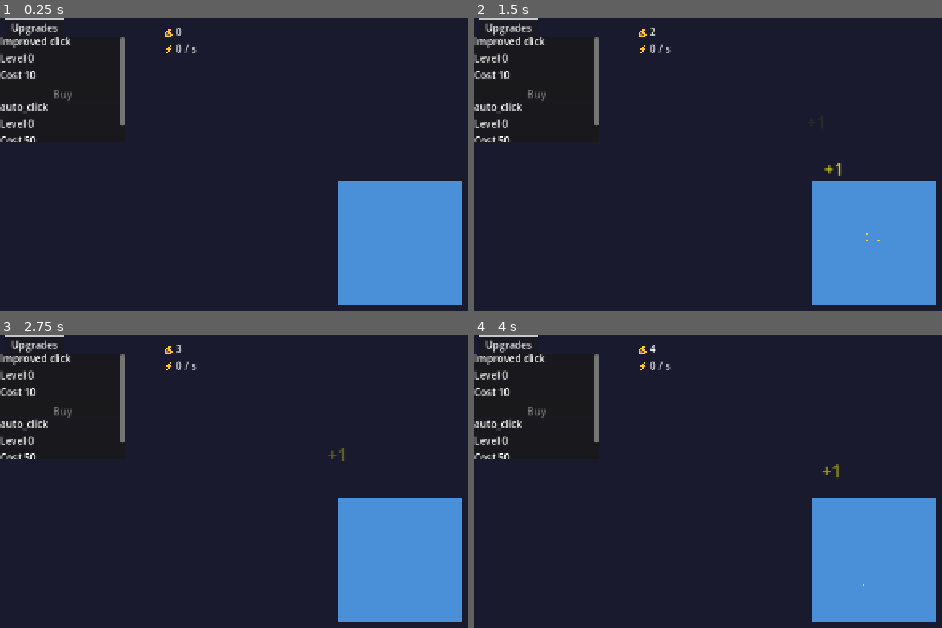
Above: before the commit, frames 1-4 (two rows, left to right).
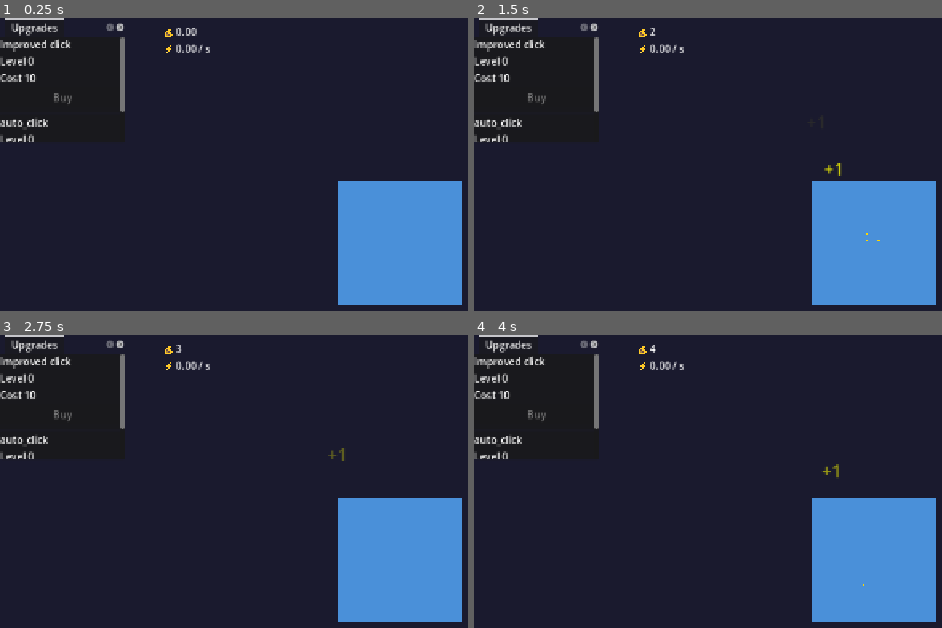
Above: after the commit, the same moments.

Repository: petit-crabe/clicker-game
Game: Godot game, scene res://scenes/main.tscn
Same seed, same stepped clock (60 frames per second), same inputs: the game is played once before the commit and once after it.
Inputs (mouse positions are in pixels of both pictures, inside the frame that each line leads up to):
- Up to frame 1 (0.25 s): no input
- Up to frame 2 (1.5 s): click (871, 243) at 0.5 s; click (871, 243) at 1.25 s
- Up to frame 3 (2.75 s): click (397, 560) at 2 s
- Up to frame 4 (4 s): tap Enter at 3.5 s

The runs differ from the first frame. In frame 1, 1.6% of the frame differs, in the area x 0-45%, y 1-43%; in frame 2, 1.6%; in frame 3, 1.6%; in frame 4, 1.6%.

Commit message:
feat: implement generators system (passive income, production_changed signal)

Diff:
--- a/scenes/main.tscn
+++ b/scenes/main.tscn
@@ -1,6 +1,6 @@
 [gd_scene format=3 uid="uid://yxcix8jw1a71"]
 
-[ext_resource type="Script" uid="uid://k3h52wrvyltf" path="res://scenes/main.gd" id="1_o5qli"]
+[ext_resource type="Script" uid="uid://k3h52wrvyltf" path="res://scripts/main.gd" id="1_o5qli"]
 [ext_resource type="PackedScene" uid="uid://c0jrkb2fqhleo" path="res://scenes/ui/click_button.tscn" id="2_0wfyh"]
 
 [node name="Main" type="Control" unique_id=210350186]
@@ -67,6 +67,16 @@
 
 [node name="UpgradeList" type="VBoxContainer" parent="ShopTabs/Upgrades" unique_id=1141961512]
 layout_mode = 2
+size_flags_vertical = 3
+
+[node name="Generators" type="ScrollContainer" parent="ShopTabs" unique_id=103760687]
+visible = false
+layout_mode = 2
+metadata/_tab_index = 1
+
+[node name="GeneratorList" type="VBoxContainer" parent="ShopTabs/Generators" unique_id=161192614]
+layout_mode = 2
+size_flags_vertical = 3
 
 [node name="AchievementToast" type="Panel" parent="." unique_id=1118836056]
 visible = false
--- /dev/null
+++ b/scenes/ui/generator_item.tscn
@@ -0,0 +1,40 @@
+[gd_scene format=3 uid="uid://2152jjx3jd4o"]
+
+[ext_resource type="Script" uid="uid://ceqcm762fyfoi" path="res://scripts/generator_item.gd" id="1_vuaav"]
+
+[node name="GeneratorItem" type="Panel" unique_id=168377846]
+custom_minimum_size = Vector2(250, 120)
+offset_right = 40.0
+offset_bottom = 40.0
+script = ExtResource("1_vuaav")
+
+[node name="HBoxContainer" type="HBoxContainer" parent="." unique_id=149883621]
+layout_mode = 1
+anchors_preset = 15
+anchor_right = 1.0
+anchor_bottom = 1.0
+offset_bottom = 32.0
+grow_horizontal = 2
+grow_vertical = 2
+
+[node name="IconRect" type="TextureRect" parent="HBoxContainer" unique_id=1525416614]
+custom_minimum_size = Vector2(60, 60)
+layout_mode = 2
+stretch_mode = 5
+
+[node name="InfoContainer" type="VBoxContainer" parent="HBoxContainer" unique_id=217497236]
+layout_mode = 2
+size_flags_horizontal = 3
+
+[node name="NameLabel" type="Label" parent="HBoxContainer/InfoContainer" unique_id=1127181720]
+layout_mode = 2
+
+[node name="LevelLabel" type="Label" parent="HBoxContainer/InfoContainer" unique_id=95112480]
+layout_mode = 2
+
+[node name="ProductionLabel" type="Label" parent="HBoxContainer/InfoContainer" unique_id=1121483544]
+layout_mode = 2
+
+[node name="BuyButton" type="Button" parent="HBoxContainer/InfoContainer" unique_id=1905125690]
+layout_mode = 2
+text = "Buy"
--- a/scenes/ui/upgrade_button.tscn
+++ b/scenes/ui/upgrade_button.tscn
@@ -3,7 +3,7 @@
 [ext_resource type="Script" uid="uid://coi5fnwcp2wv4" path="res://scripts/upgrade_button.gd" id="1_tii4b"]
 
 [node name="UpgradeButton" type="Panel" unique_id=442723398]
-custom_minimum_size = Vector2(200, 100)
+custom_minimum_size = Vector2(200, 120)
 offset_right = 40.0
 offset_bottom = 40.0
 script = ExtResource("1_tii4b")
@@ -13,6 +13,7 @@
 anchors_preset = 15
 anchor_right = 1.0
 anchor_bottom = 1.0
+offset_bottom = 12.0
 grow_horizontal = 2
 grow_vertical = 2
 
--- a/scripts/game_manager.gd
+++ b/scripts/game_manager.gd
@@ -1,9 +1,11 @@
 extends Node
 
 signal currency_changed(new_amount: float)
+signal production_changed(new_rate: float)
 
 var currency: float = 0.0
 var currency_per_click: float = 1.0
+var currency_per_second: float = 0.0
 
 var upgrades: Dictionary = {
 	"better_click": {
@@ -19,6 +21,18 @@
 		"description": "Generates automatic clicks"
 	}
 }
+
+var generators: Dictionary = {
+	"cursor": {"level": 0, "production": 0.1, "base_cost": 15.0, "cost_multiplier": 1.15},
+	"grandma": {"level": 0, "production": 1.0, "base_cost": 100.0, "cost_multiplier": 1.15},
+	"farm": {"level": 0, "production": 8.0, "base_cost": 1100.0, "cost_multiplier": 1.15},
+	"mine": {"level": 0, "production": 47.0, "base_cost": 12000.0, "cost_multiplier": 1.15},
+	"factory": {"level": 0, "production": 260.0, "base_cost": 130000.0, "cost_multiplier": 1.15}
+}
+
+func _process(delta: float) -> void:
+	if currency_per_second > 0.0:
+		_add_currency(currency_per_second * delta)
 
 func click() -> void:
 	_add_currency(currency_per_click)
@@ -43,14 +57,48 @@
 		"auto_click":
 			pass
 
+	currency_changed.emit(currency)
+	_recalculate_production()
 	return true
+
+func get_generator_cost(id: String) -> float:
+	if not generators.has(id):
+		return 0.0
+
+	var data: Dictionary = generators[id]
+	return data["base_cost"] * pow(data["cost_multiplier"], data["level"])
+
+func buy_generator(id: String) -> bool:
+	var cost := get_generator_cost(id)
+	if currency < cost:
+		return false
+
+	currency -= cost
+	generators[id]["level"] += 1
+
+	currency_changed.emit(currency)
+	_recalculate_production()
+	return true
+
+func _recalculate_production() -> void:
+	currency_per_second = 0.0
+
+	for id in generators:
+		var gen: Dictionary = generators[id]
+		currency_per_second += gen["production"] * gen["level"]
+
+	currency_per_second += upgrades["auto_click"]["level"] * 0.1
+
+	production_changed.emit(currency_per_second)
 
 func _add_currency(amount: float) -> void:
 	currency += amount
 	currency_changed.emit(currency)
 
 func format_number(value: float) -> String:
-	if value < 1_000.0:
+	if value < 1.0:
+		return "%.2f" % value
+	elif value < 1_000.0:
 		return str(int(value))
 	elif value < 1_000_000.0:
 		return "%.1fk" % (value / 1_000.0)
--- /dev/null
+++ b/scripts/generator_item.gd
@@ -0,0 +1,40 @@
+extends Panel
+
+@onready var _name_label: Label = $HBoxContainer/InfoContainer/NameLabel
+@onready var _level_label: Label = $HBoxContainer/InfoContainer/LevelLabel
+@onready var _production_label: Label = $HBoxContainer/InfoContainer/ProductionLabel
+@onready var _buy_button: Button = $HBoxContainer/InfoContainer/BuyButton
+
+var _generator_id: String = ""
+
+const DISPLAY_NAMES: Dictionary = {
+	"cursor": "🖱️ Cursor",
+	"grandma": "👵 Grandma",
+	"farm": "🌾 Farm",
+	"mine": "⛏️ Mine",
+	"factory": "🏭 Factory"
+}
+
+func setup(generator_id: String) -> void:
+	_generator_id = generator_id
+	_buy_button.pressed.connect(_on_buy_pressed)
+	GameManager.currency_changed.connect(_on_currency_changed)
+	_refresh()
+
+func _refresh() -> void:
+	var data: Dictionary = GameManager.generators[_generator_id]
+	var cost: float = GameManager.get_generator_cost(_generator_id)
+	var total_prod: float = data["production"] * data["level"]
+
+	_name_label.text = DISPLAY_NAMES.get(_generator_id, _generator_id)
+	_level_label.text = "x%d" % data["level"]
+	_production_label.text = "%s/s" % GameManager.format_number(total_prod)
+	_buy_button.text = GameManager.format_number(cost)
+	_buy_button.disabled = GameManager.currency < cost
+
+func _on_buy_pressed() -> void:
+	if GameManager.buy_generator(_generator_id):
+		_refresh()
+
+func _on_currency_changed(_amount: float) -> void:
+	_refresh()
--- a/scenes/main.gd
+++ b/scripts/main.gd
@@ -5,15 +5,24 @@
 @onready var _click_button: TextureButton = $ClickZone/ClickButton
 
 @onready var _upgrade_list: VBoxContainer = $ShopTabs/Upgrades/UpgradeList
+@onready var _generator_list: VBoxContainer = $ShopTabs/Generators/GeneratorList
 
 const UPGRADE_BUTTON_SCENE := preload("res://scenes/ui/upgrade_button.tscn")
+const GENERATOR_ITEM_SCENE := preload("res://scenes/ui/generator_item.tscn")
 
 func _ready() -> void:
 	GameManager.currency_changed.connect(_on_currency_changed)
+	GameManager.production_changed.connect(_on_production_changed)
+
+	print("production_changed connecté : ", GameManager.production_changed.get_connections())
+
 	_on_currency_changed(GameManager.currency)
-	_production_label.text = "⚡ 0 / s"
+	_on_production_changed(GameManager.currency_per_second)
+
 	_click_button.pressed.connect(_on_click_button_pressed)
+
 	_build_upgrade_ui()
+	_build_generator_ui()
 
 func _build_upgrade_ui() -> void:
 	for id in GameManager.upgrades:
@@ -22,8 +31,17 @@
 		_upgrade_list.add_child(btn)
 		btn.setup(id)
 
+func _build_generator_ui() -> void:
+	for id in GameManager.generators:
+		var item: Control = GENERATOR_ITEM_SCENE.instantiate()
+		_generator_list.add_child(item)
+		item.setup(id)
+
 func _on_currency_changed(new_amount: float) -> void:
 	_currency_label.text = "💰 " + GameManager.format_number(new_amount)
+
+func _on_production_changed(new_rate: float) -> void:
+	_production_label.text = "⚡ %s / s" % GameManager.format_number(new_rate)
 
 func _on_click_button_pressed() -> void:
 	_spawn_floating_number(GameManager.currency_per_click, _click_button.global_position)
Not shown, added: scripts/generator_item.gd.uid
Renamed: scenes/main.gd.uid -> scripts/main.gd.uid
